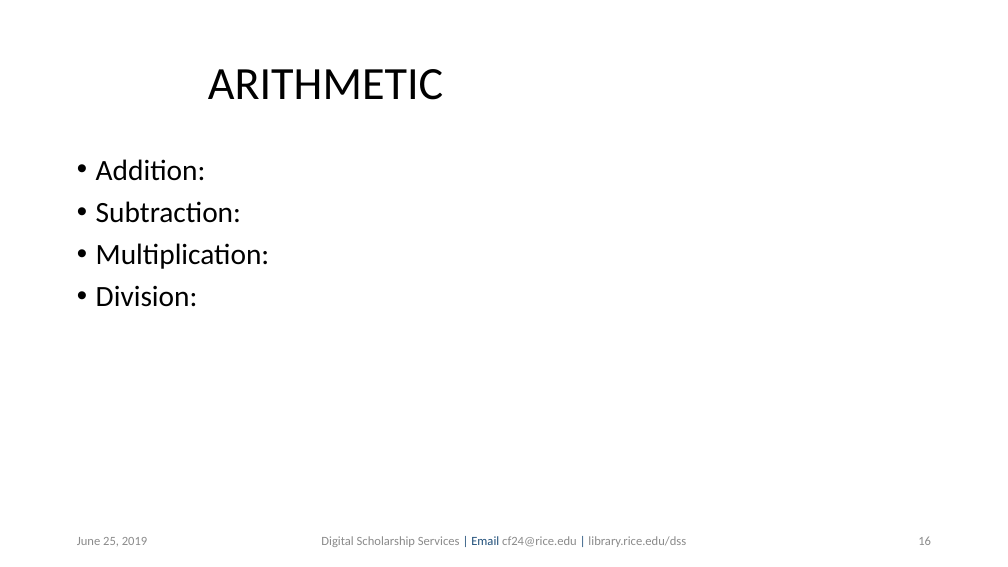
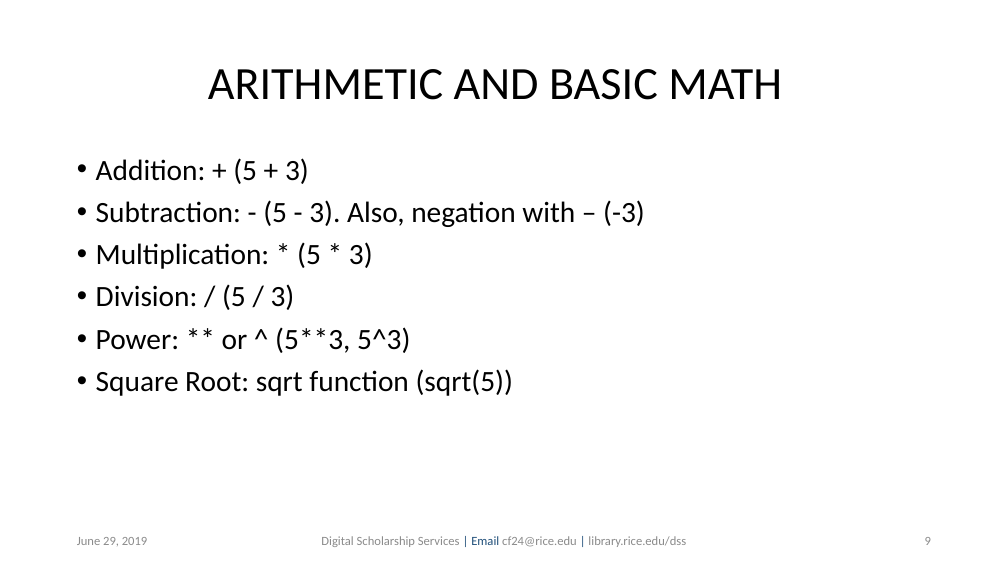
Before and after one commit to bakitybacon/rice-data-and-donuts, a slide deck: slide 9 of introR/Introduction to R.pptx (slide 16 before the commit). Drawn at 1008x567 pixels with LibreOffice and Linux fonts; fonts in the diff are those of the drawing; background and template pictures are left out. Boxes give left, top, right and bottom in pixels: in the first picture for what was removed or moved away, otherwise in the second. Text is boxed around its words. In the diff, an @@ line names an element or a change of style, - is before the commit and + after.

```diff
--- a/introR/Introduction to R.pptx
+++ b/introR/Introduction to R.pptx
@@ title at [208,69,782,100]: text changed @@
-ARITHMETIC
+ARITHMETIC AND BASIC MATH
@@ text at [96,158,645,396]: text changed @@
-• Addition:
-• Subtraction:
-• Multiplication:
-• Division:
+• Addition: + (5 + 3)
+• Subtraction: - (5 - 3). Also, negation with – (-3)
+• Multiplication: * (5 * 3)
+• Division: / (5 / 3)
+• Power: ** or ^ (5**3, 5^3)
+• Square Root: sqrt function (sqrt(5))
@@ page number at [925,537,931,545]: text changed @@
-16
+9
```
Also in this commit, not shown: 32 other slides changed, 7 slides added.
